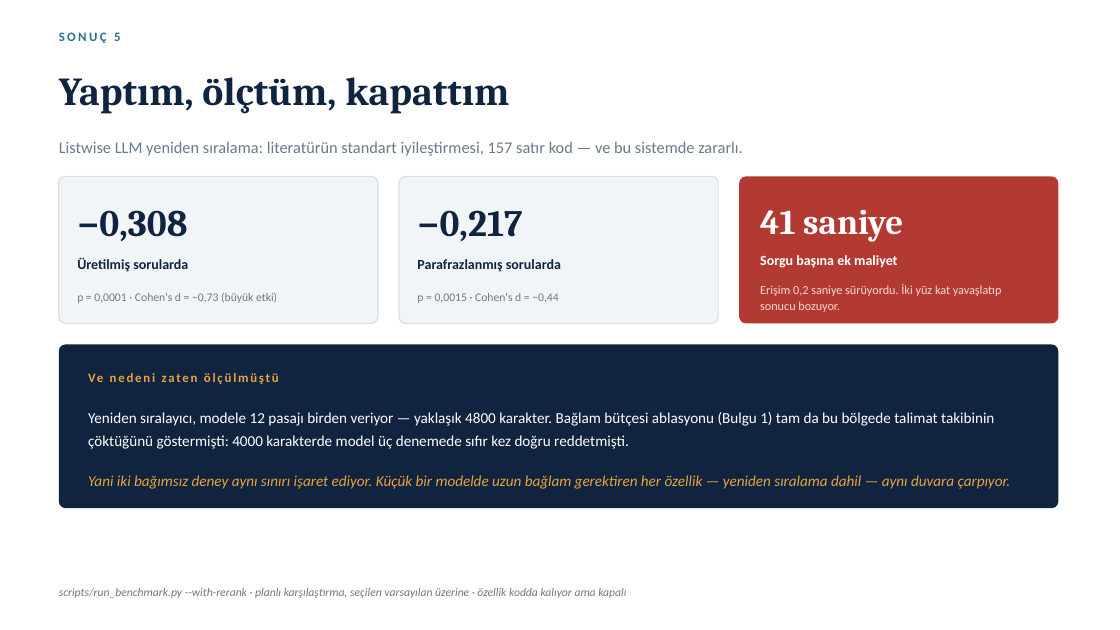
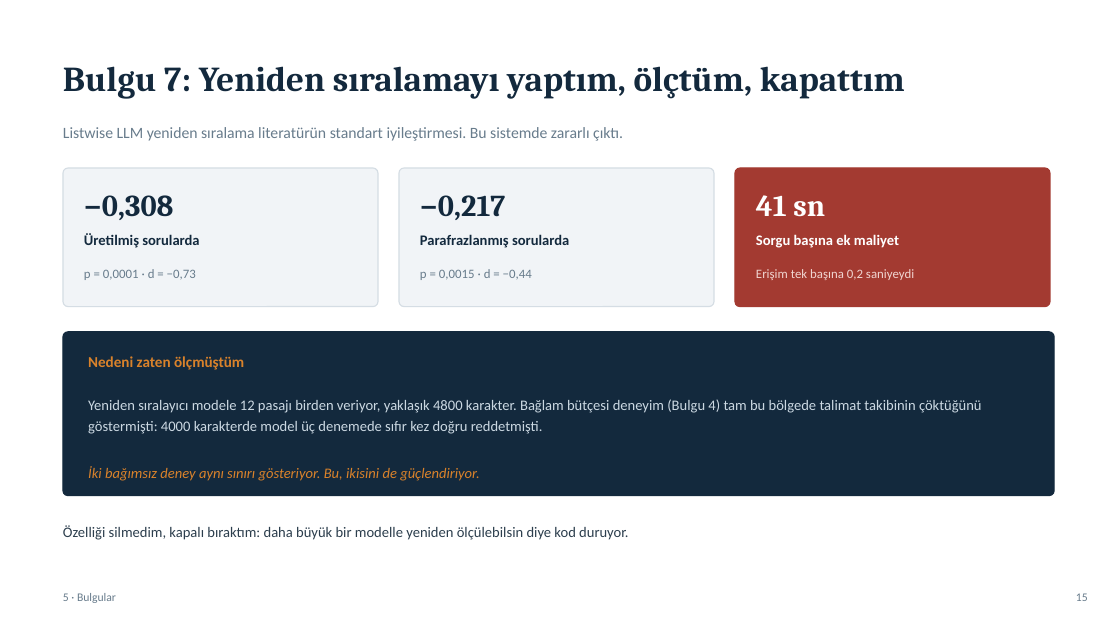
Before and after one commit to Furkanahii/foundry-rag-lab, a slide deck: slide 16 of Foundry-RAG-Lab-Sunum.pptx (slide 21 before the commit). Drawn at 1120x630 pixels with LibreOffice and Linux fonts; fonts in the diff are those of the drawing. Boxes give left, top, right and bottom in pixels: in the first picture for what was removed or moved away, otherwise in the second. Text is boxed around its words. In the diff, an @@ line names an element or a change of style, - is before the commit and + after.

Commit message:
fix(ui): açılışta vektör boyutu boş görünüyordu; sunum yeniden yapılandırıldı
store.stats() embedding_dim'i self.embedding_dim'den okuyordu, ama o alan
ancak vektör yazıldığında veya yoğun arama koştuğunda doluyor. Yeni açılmış
bir indekste None kalıyor ve dashboard 1024 yerine tire gösteriyordu -
demoda görünen bir hata. Artık meta tablosundan okunuyor, builder'daki
aynı sınıf hatanın kardeşi.

Sunum akademik iskelete çevrildi: kapak, içindekiler, problem, sistem,
deneysel kurulum, yöntem, bulgular, demo, sınırlar, sonuç, teşekkür.
Yeniden sıralama bulgusu ve canlı demo yönergeleri eklendi. 20 slayt,
hepsinde konuşmacı notu var.

```diff
--- a/Foundry-RAG-Lab-Sunum.pptx
+++ b/Foundry-RAG-Lab-Sunum.pptx
@@ text removed at bbox=[59, 32, 120, 43] @@
-SONUÇ 5
@@ text at bbox=[63, 66, 905, 99]: text changed; size 34 to 30 pt; text colour #10233F to #13293D @@
-Yaptım, ölçtüm, kapattım
+Bulgu 7: Yeniden sıralamayı yaptım, ölçtüm, kapattım
@@ text at bbox=[63, 127, 623, 141]: text changed; size 14 to 13.5 pt; text colour #6B7A88 to #687C8C @@
-Listwise LLM yeniden sıralama: literatürün standart iyileştirmesi, 157 satır kod — ve bu sistemde zararlı.
+Listwise LLM yeniden sıralama literatürün standart iyileştirmesi. Bu sistemde zararlı çıktı.
@@ rounded rectangle: place and size @@
-rounded rectangle at bbox=[59, 176, 378, 323]
+rounded rectangle at bbox=[63, 168, 378, 307]
@@ rounded rectangle at bbox=[63, 168, 378, 307]: fill #F2F5F8 to #F1F4F7; outline #D8DFE6 1 pt to #D5DDE4 1 pt; proportions changed @@
@@ rounded rectangle at bbox=[399, 168, 714, 307]: fill #F2F5F8 to #F1F4F7; outline #D8DFE6 1 pt to #D5DDE4 1 pt; proportions changed @@
@@ rounded rectangle: place and size @@
-rounded rectangle at bbox=[399, 176, 718, 323]
+rounded rectangle at bbox=[399, 168, 714, 307]
@@ rounded rectangle: place and size @@
-rounded rectangle at bbox=[739, 176, 1059, 323]
+rounded rectangle at bbox=[735, 168, 1050, 307]
@@ rounded rectangle at bbox=[735, 168, 1050, 307]: fill #B23A32 to #A33A31; outline none to #A33A31 1 pt; proportions changed @@
@@ text "−0,308": place and size @@
-text "−0,308" at bbox=[77, 210, 187, 241]
+text "−0,308" at bbox=[84, 195, 174, 220]
@@ text "−0,308" at bbox=[84, 195, 174, 220]: size 32 to 26 pt, text colour #10233F to #13293D @@
@@ text "−0,217" at bbox=[420, 195, 505, 220]: size 32 to 26 pt, text colour #10233F to #13293D @@
@@ text "−0,217": place and size @@
-text "−0,217" at bbox=[417, 210, 522, 241]
+text "−0,217" at bbox=[420, 195, 505, 220]
@@ text at bbox=[756, 195, 825, 217]: text changed; size 30 to 26 pt @@
-41 saniye
+41 sn
@@ text "Üretilmiş sorularda": place and size @@
-text "Üretilmiş sorularda" at bbox=[77, 257, 188, 272]
+text "Üretilmiş sorularda" at bbox=[84, 233, 199, 248]
@@ text "Üretilmiş sorularda" at bbox=[84, 233, 199, 248]: size 12 to 12.5 pt, text colour #10233F to #13293D @@
@@ text "Parafrazlanmış sorularda" at bbox=[420, 234, 569, 248]: size 12 to 12.5 pt, text colour #10233F to #13293D @@
@@ text "Parafrazlanmış sorularda": place and size @@
-text "Parafrazlanmış sorularda" at bbox=[417, 259, 561, 272]
+text "Parafrazlanmış sorularda" at bbox=[420, 234, 569, 248]
@@ text "Sorgu başına ek maliyet": place and size @@
-text "Sorgu başına ek maliyet" at bbox=[760, 255, 897, 268]
+text "Sorgu başına ek maliyet" at bbox=[756, 234, 899, 248]
@@ text "Sorgu başına ek maliyet" at bbox=[756, 234, 899, 248]: size 12 to 12.5 pt @@
@@ text at bbox=[84, 269, 196, 280]: text changed; size 10 to 11 pt; text colour #6B7A88 to #687C8C @@
-p = 0,0001 · Cohen's d = −0,73 (büyük etki)
+p = 0,0001 · d = −0,73
@@ text at bbox=[420, 269, 532, 280]: text changed; size 10 to 11 pt; text colour #6B7A88 to #687C8C @@
-p = 0,0015 · Cohen's d = −0,44
+p = 0,0015 · d = −0,44
@@ text at bbox=[756, 269, 914, 280]: text changed; size 10.5 to 11 pt; text colour #F4D9D6 to #F0D5D1 @@
-Erişim 0,2 saniye sürüyordu. İki yüz kat yavaşlatıp sonucu bozuyor.
+Erişim tek başına 0,2 saniyeydi
@@ rounded rectangle: place and size @@
-rounded rectangle at bbox=[59, 344, 1059, 508]
+rounded rectangle at bbox=[63, 332, 1054, 496]
@@ rounded rectangle at bbox=[63, 332, 1054, 496]: fill #10233F to #13293D; outline none to #13293D 1 pt; proportions changed @@
@@ text at bbox=[88, 356, 244, 370]: text changed; size 11 to 13 pt; text colour #E8A33D to #D9822B @@
-Ve nedeni zaten ölçülmüştü
+Nedeni zaten ölçmüştüm
@@ text at bbox=[88, 399, 982, 434]: text changed; size 13 to 12.5 pt; text colour #FFFFFF to #CBD8E2 @@
-Yeniden sıralayıcı, modele 12 pasajı birden veriyor — yaklaşık 4800 karakter. Bağlam bütçesi ablasyonu (Bulgu 1) tam da bu bölgede talimat takibinin çöktüğünü göstermişti: 4000 karakterde model üç denemede sıfır kez doğru reddetmişti.
+Yeniden sıralayıcı modele 12 pasajı birden veriyor, yaklaşık 4800 karakter. Bağlam bütçesi deneyim (Bulgu 4) tam bu bölgede talimat takibinin çöktüğünü göstermişti: 4000 karakterde model üç denemede sıfır kez doğru reddetmişti.
@@ text at bbox=[88, 466, 479, 481]: text changed; size 13 to 12.5 pt; text colour #E8A33D to #D9822B @@
-Yani iki bağımsız deney aynı sınırı işaret ediyor. Küçük bir modelde uzun bağlam gerektiren her özellik — yeniden sıralama dahil — aynı duvara çarpıyor.
+İki bağımsız deney aynı sınırı gösteriyor. Bu, ikisini de güçlendiriyor.
@@ text added at bbox=[63, 525, 628, 540], 12.5 pt, text #2C3E4D @@
+Özelliği silmedim, kapalı bıraktım: daha büyük bir modelle yeniden ölçülebilsin diye kod duruyor.
@@ text removed at bbox=[59, 588, 626, 598] @@
-scripts/run_benchmark.py --with-rerank · planlı karşılaştırma, seçilen varsayılan üzerine · özellik kodda kalıyor ama kapalı
@@ text added at bbox=[63, 593, 116, 603], 10 pt, text #687C8C @@
+5 · Bulgular
@@ text added at bbox=[1076, 593, 1088, 601], 10 pt, text #687C8C @@
+15
```
Also in this commit, not shown: 8 other slides changed, 11 slides added, 15 slides removed, 1 other file.
